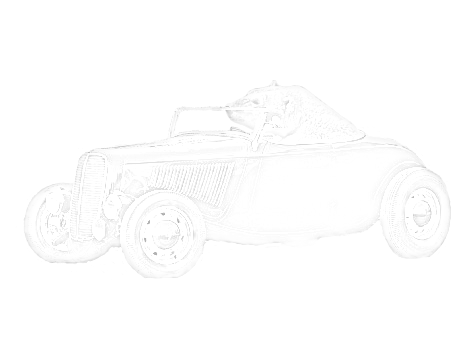
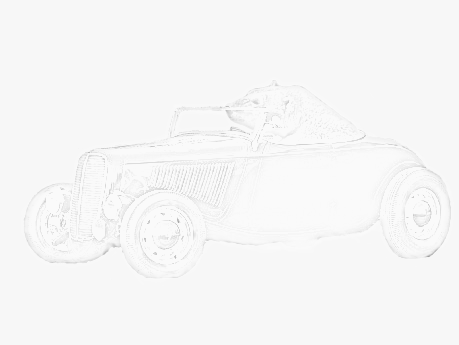
The second 459x345 image is a revision of the first. Changes to its layers:
painted on "Background copy#2" over [0, 0, 459, 345]
painted on "Background copy" over [6, 107, 458, 297]
painted on "Background copy#1" over [14, 125, 450, 285]
painted on "Background" over [0, 0, 459, 345]
